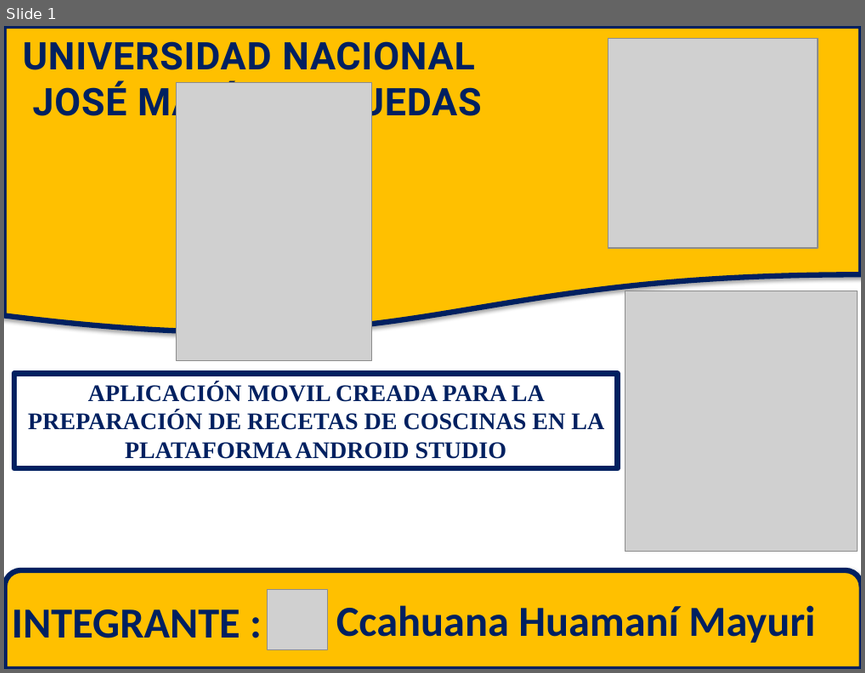
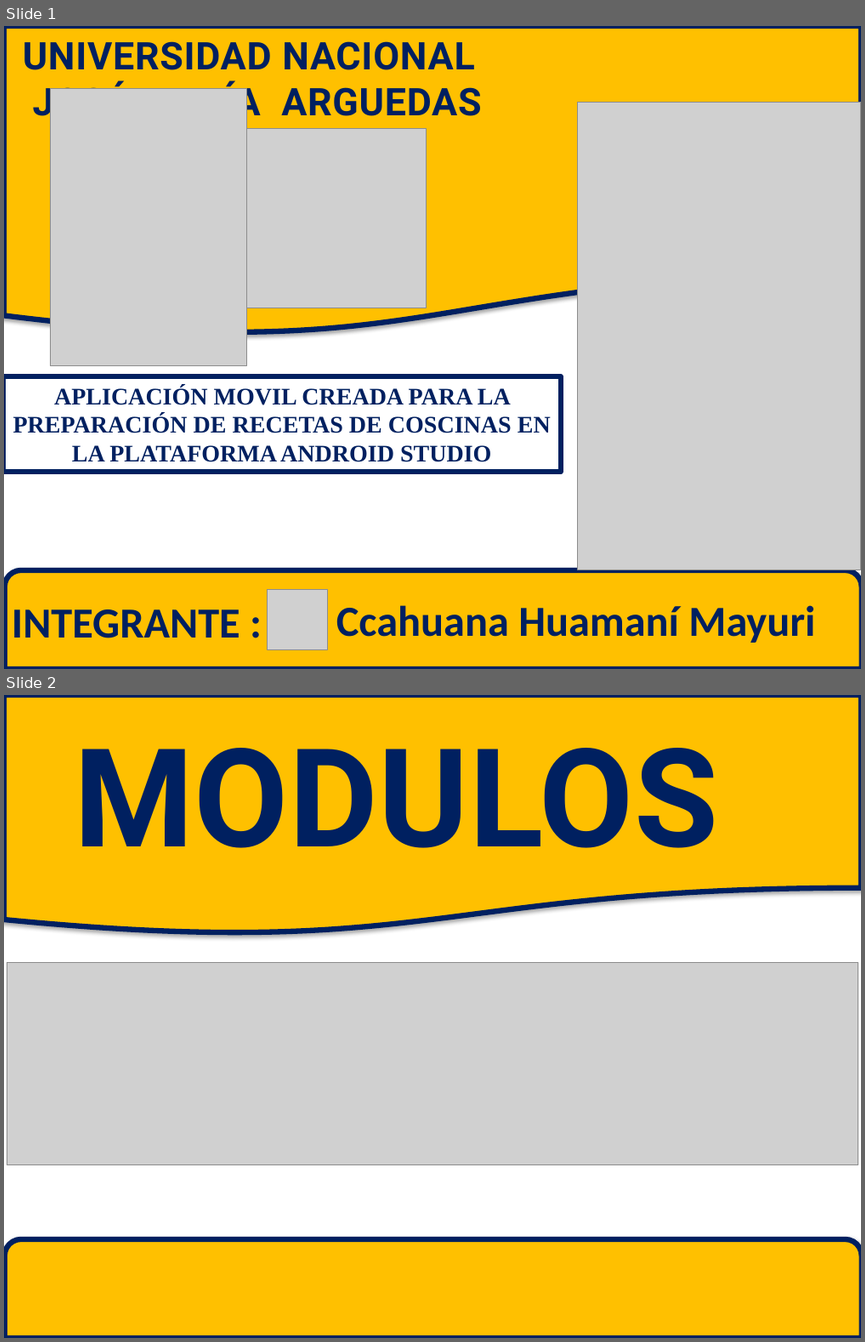
Before and after one commit to mayuri7/Requerimeintos, a slide deck: DOCUMENTACIÓN/APPRECETA.pptx. Shown one above the other, each under a label of ours: slide 1 before the commit, slides 1 and 2 after it. The pictures are 865x673 and 865x1342 pixels, drawn with LibreOffice and Linux fonts; fonts in the diff are those of the drawing; grey boxes stand for pictures. Boxes give left, top, right and bottom in pixels: in the first picture for what was removed or moved away, otherwise in the second. Text is boxed around its words. In the diff, an @@ line names an element or a change of style, - is before the commit and + after.

Commit message:
modulo ajustes
configuración de la la alarma no me salen las listas

```diff
--- a/DOCUMENTACIÓN/APPRECETA.pptx
+++ b/DOCUMENTACIÓN/APPRECETA.pptx
@@ slide 2 added at bbox=[4, 695, 861, 1338], background #FFFFFF @@
@@ flow chart document added at bbox=[4, 695, 861, 936], fill #FFC000, outline #002060 4.5 pt @@
@@ text added at bbox=[74, 748, 718, 848], 115 pt, text #002060, bold @@
+MODULOS
@@ picture added at bbox=[7, 962, 858, 1164] @@
@@ round same rect added at bbox=[5, 1239, 861, 1338], fill #FFC000, outline #002060 4.5 pt @@
@@ slide 1 changed as well @@
@@ picture removed at bbox=[608, 38, 818, 248] @@
@@ picture: place and size @@
-picture at bbox=[177, 83, 372, 360]
+picture at bbox=[50, 89, 246, 366]
@@ picture added at bbox=[577, 102, 861, 569] @@
@@ picture added at bbox=[246, 129, 426, 308] @@
@@ picture removed at bbox=[625, 290, 857, 551] @@
@@ rectangle "APLICACIÓN MOVIL CREADA PARA LA ...": place and size @@
-rectangle "APLICACIÓN MOVIL CREADA PARA LA ..." at bbox=[14, 373, 618, 468]
+rectangle "APLICACIÓN MOVIL CREADA PARA LA ..." at bbox=[4, 376, 561, 471]
```
Also in this commit, not shown: 3 other slides added, 1 slide removed, 13 other files.
